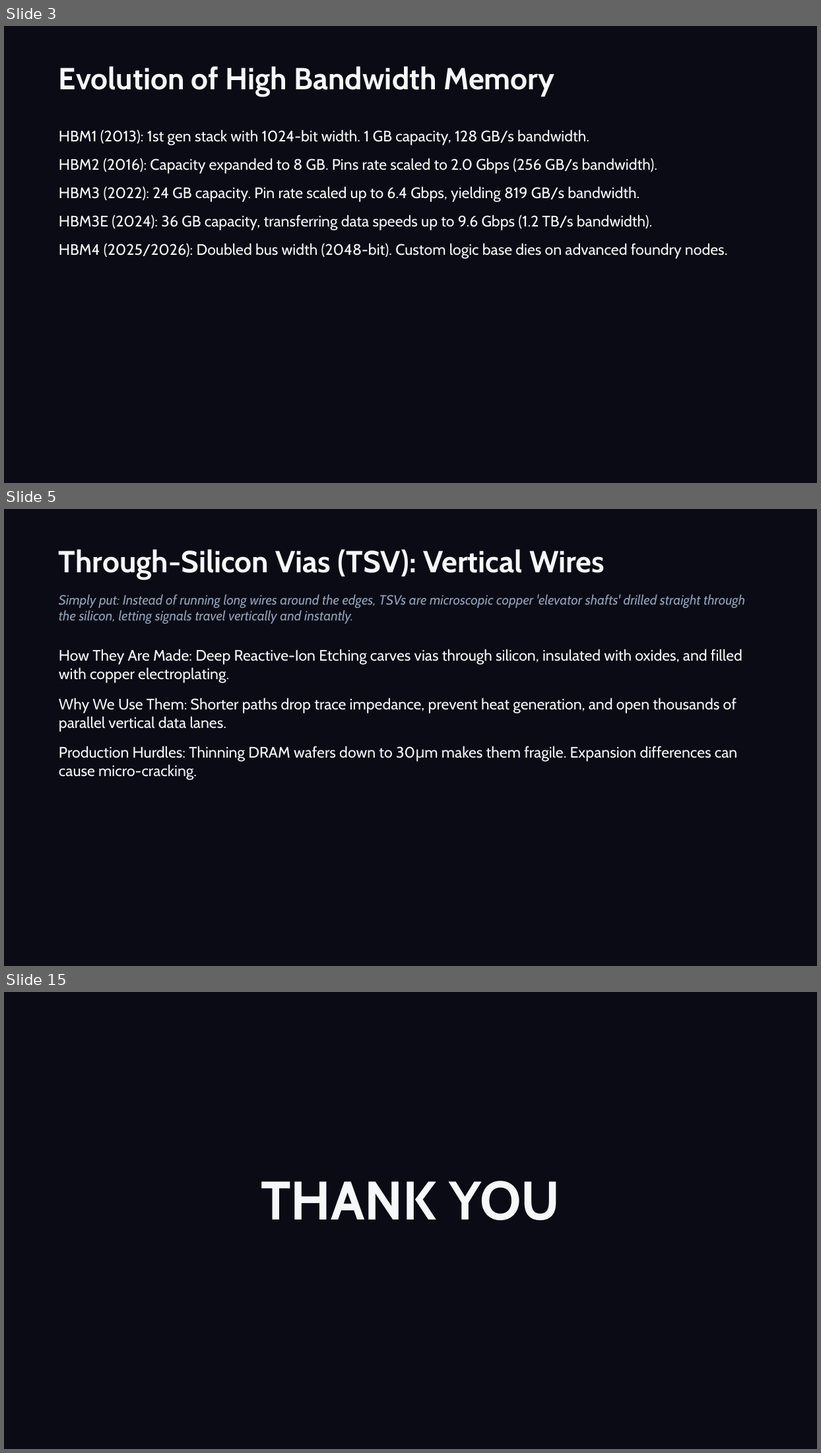
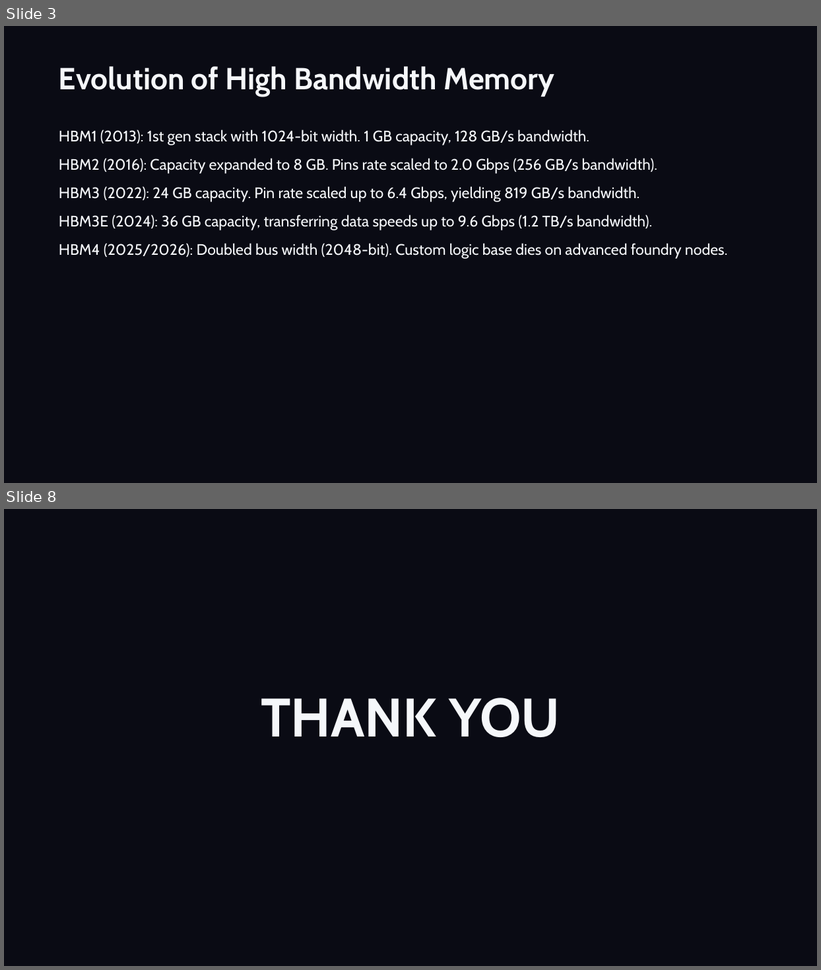
Before and after one commit to jaiAkash1209/Ecube-ppt, a slide deck: HBM4_HBM4E_Showcase.pptx. Shown one above the other, each under a label of ours: slides 3, 5 and 15 before the commit, slides 3 and 8 after it; the slides between them are not shown. The pictures are 821x1453 and 821x970 pixels, drawn with LibreOffice and Linux fonts; fonts in the diff are those of the drawing. Boxes give left, top, right and bottom in pixels: in the first picture for what was removed or moved away, otherwise in the second. Text is boxed around its words. In the diff, an @@ line names an element or a change of style, - is before the commit and + after.

```diff
--- a/HBM4_HBM4E_Showcase.pptx
+++ b/HBM4_HBM4E_Showcase.pptx
@@ slide 5 removed at box(4, 509, 817, 966), background #0A0B14 @@
@@ text removed at box(59, 549, 605, 580) @@
-Through-Silicon Vias (TSV): Vertical Wires
@@ text removed at box(59, 594, 745, 624) @@
-Simply put: Instead of running long wires around the edges, TSVs are microscopic copper 'elevator shafts' drilled straight through the silicon, letting signals travel vertically and instantly.
@@ text removed at box(59, 649, 743, 780) @@
-How They Are Made: Deep Reactive-Ion Etching carves vias through silicon, insulated with oxides, and filled with copper electroplating.
-Why We Use Them: Shorter paths drop trace impedance, prevent heat generation, and open thousands of parallel vertical data lanes.
-Production Hurdles: Thinning DRAM wafers down to 30μm makes them fragile. Expansion differences can cause micro-cracking.
@@ what was slide 15 is now slide 8 @@
```
Also in this commit, not shown: 1 slide changed, 3 slides added, 9 other slides removed, 4 other files.
